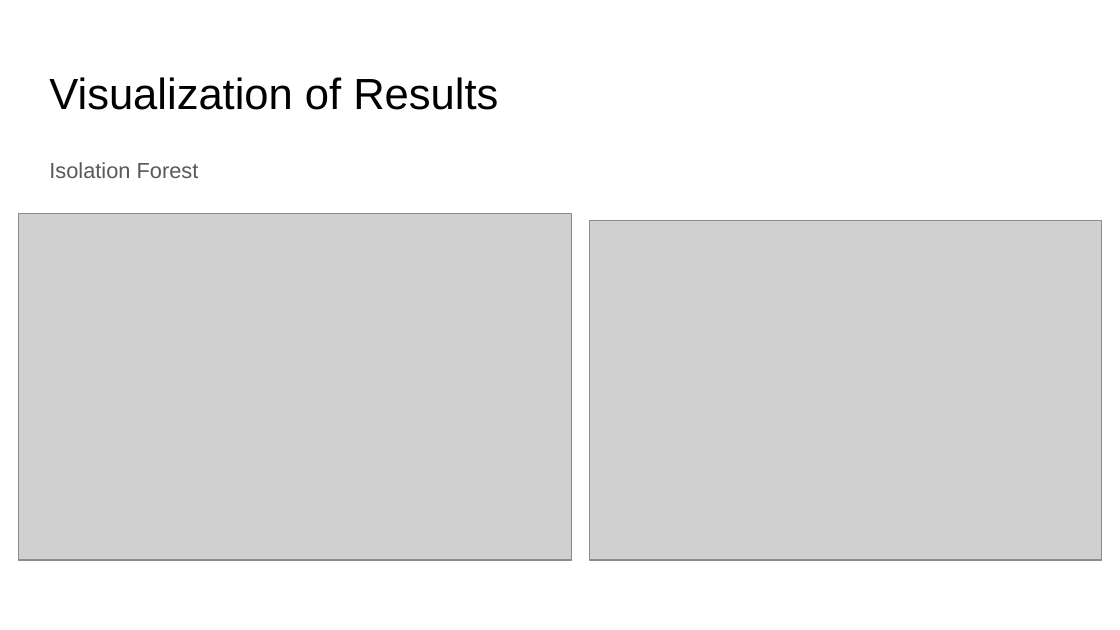
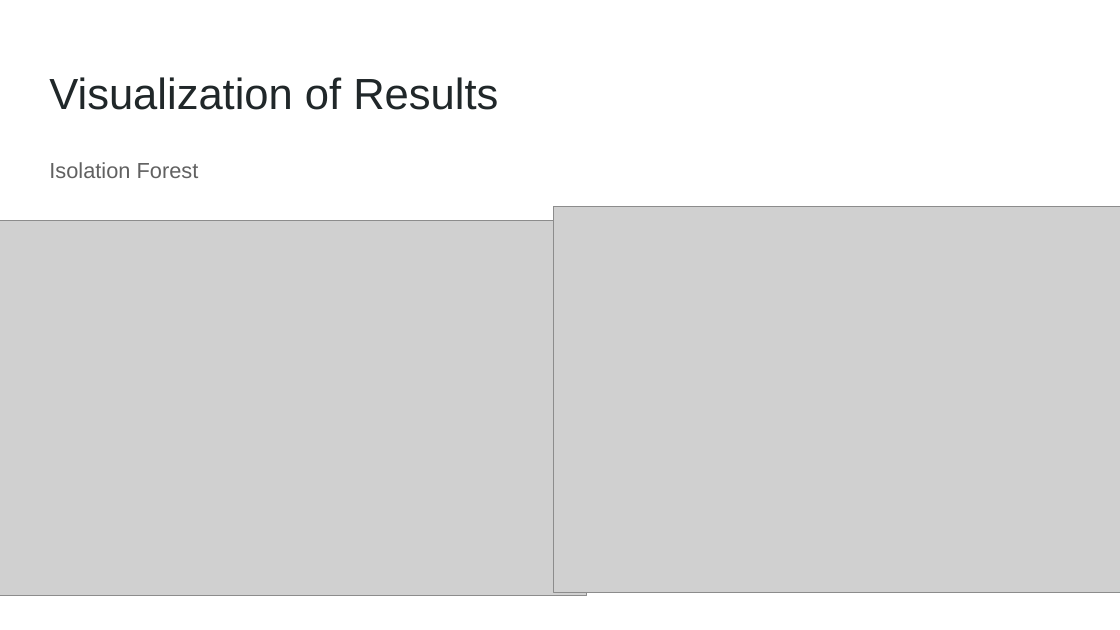
Before and after one commit to rmzn1717/anomaly_detection_project, a slide deck: slide 27 of Unsupervised Anomaly Detection.pptx (slide 25 before the commit). Drawn at 1120x630 pixels with LibreOffice and Linux fonts; fonts in the diff are those of the drawing; grey boxes stand for pictures. Boxes give left, top, right and bottom in pixels: in the first picture for what was removed or moved away, otherwise in the second. Text is boxed around its words. In the diff, an @@ line names an element or a change of style, - is before the commit and + after.

```diff
--- a/Unsupervised Anomaly Detection.pptx
+++ b/Unsupervised Anomaly Detection.pptx
@@ title "Visualization of Results" at (x1=49, y1=77, x2=498, y2=110): text colour #000000 to #202729 @@
@@ text "Isolation Forest" at (x1=49, y1=162, x2=199, y2=178): text colour #595959 to #616161 @@
@@ picture resized from (x1=590, y1=221, x2=1102, y2=560) to (x1=553, y1=206, x2=1120, y2=592) @@
@@ picture resized from (x1=19, y1=213, x2=571, y2=560) to (x1=0, y1=221, x2=587, y2=596) @@
```
Also in this commit, not shown: 21 other slides changed, 13 slides added, 3 slides removed, 1 other file.
